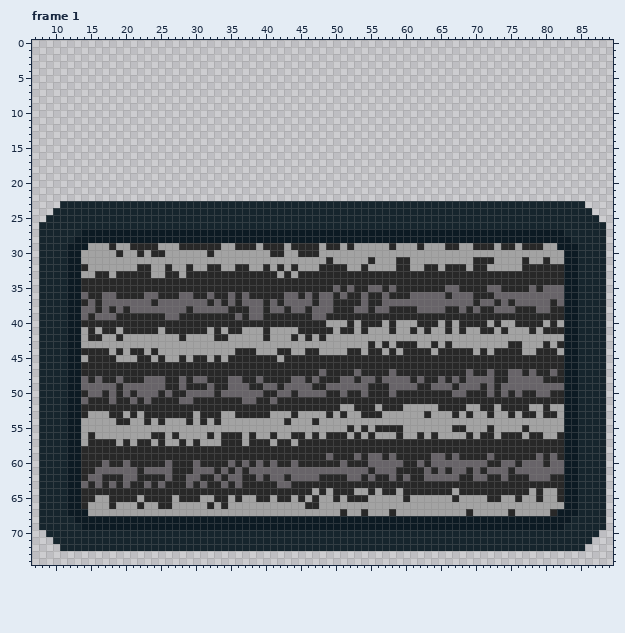
Two states of a pixel-art file, tv_static.ase. Above: the version before the commit.
96x96 pixels, 3 frames. Shown: frame 1: x 7..89, y 0..74. The commit also changed other frames, which this record leaves out.
After:
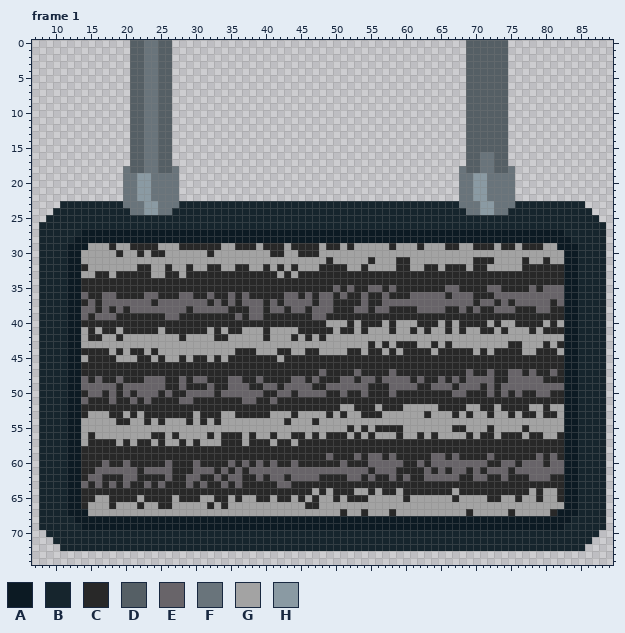
Palette (. is transparent): A #0c1a23  B #16252d  C #282828  D #555f65  E #686469  F #69747b  G #a3a3a3  H #8a9aa3
From old to new:
Changed rows in their new state; - is an unchanged pixel.
Frame 1, layer "Layer 1":
first column x 20:
 0 -DDFFDD------------------------------------------DDDDDD-
 1 -DDFFDD------------------------------------------DDDDDD-
 2 -DDFFDD------------------------------------------DDDDDD-
 3 -DDFFDD------------------------------------------DDDDDD-
 4 -DDFFDD------------------------------------------DDDDDD-
 5 -DDFFDD------------------------------------------DDDDDD-
 6 -DDFFDD------------------------------------------DDDDDD-
 7 -DDFFDD------------------------------------------DDDDDD-
 8 -DDFFDD------------------------------------------DDDDDD-
 9 -DDFFDD------------------------------------------DDDDDD-
10 -DDFFDD------------------------------------------DDDDDD-
11 -DDFFDD------------------------------------------DDDDDD-
12 -DDFFDD------------------------------------------DDDDDD-
13 -DDFFDD------------------------------------------DDDDDD-
14 -DDFFDD------------------------------------------DDDDDD-
15 -DDFFDD------------------------------------------DDDDDD-
16 -DDFFDD------------------------------------------DDFFDD-
17 -DDFFDD------------------------------------------DDFFDD-
18 FDDFFDDF----------------------------------------FDDFFDDF
19 FFHHFFFF----------------------------------------FFHHFFFF
20 FFHHFFFF----------------------------------------FFHHFFFF
21 FFHHFFFF----------------------------------------FFHHFFFF
22 FFHHFFFF----------------------------------------FFHHFFFF
23 FFFHHFFF----------------------------------------FFFHHFFF
24 -FFHHFF------------------------------------------FFHHFF-
Changed places in both pictures, as pixel boxes (x1, y1, x2, y2):
changed: (123, 40, 179, 215)
changed: (459, 40, 515, 215)
